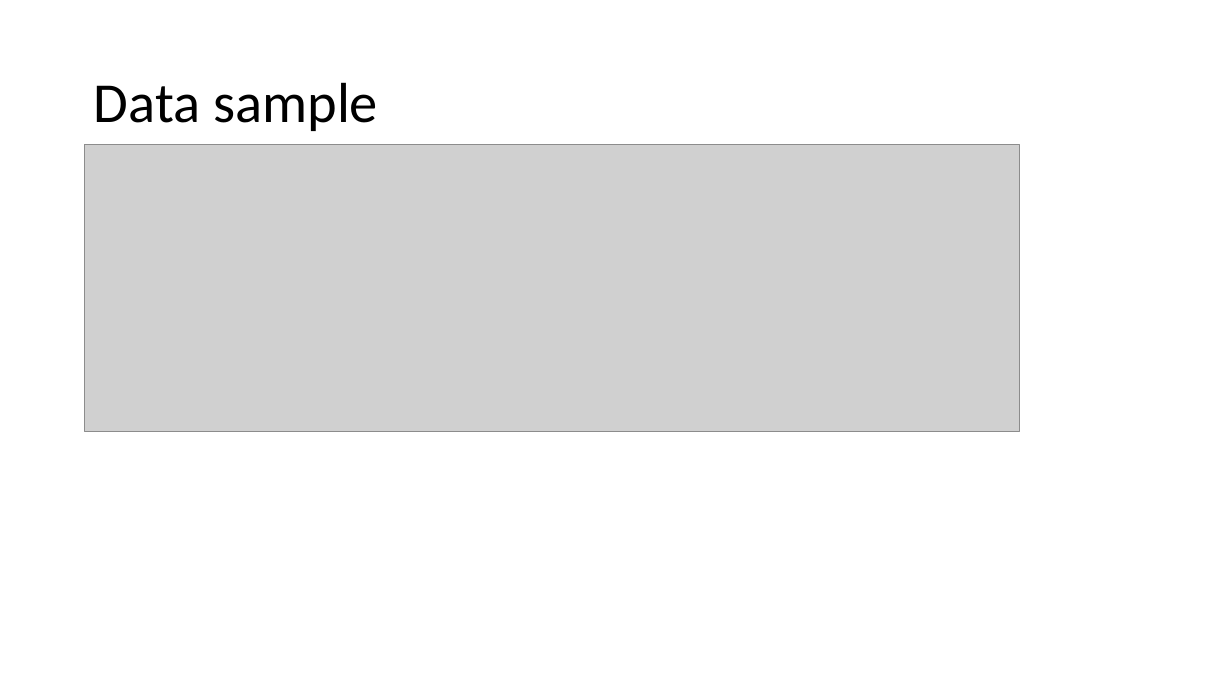
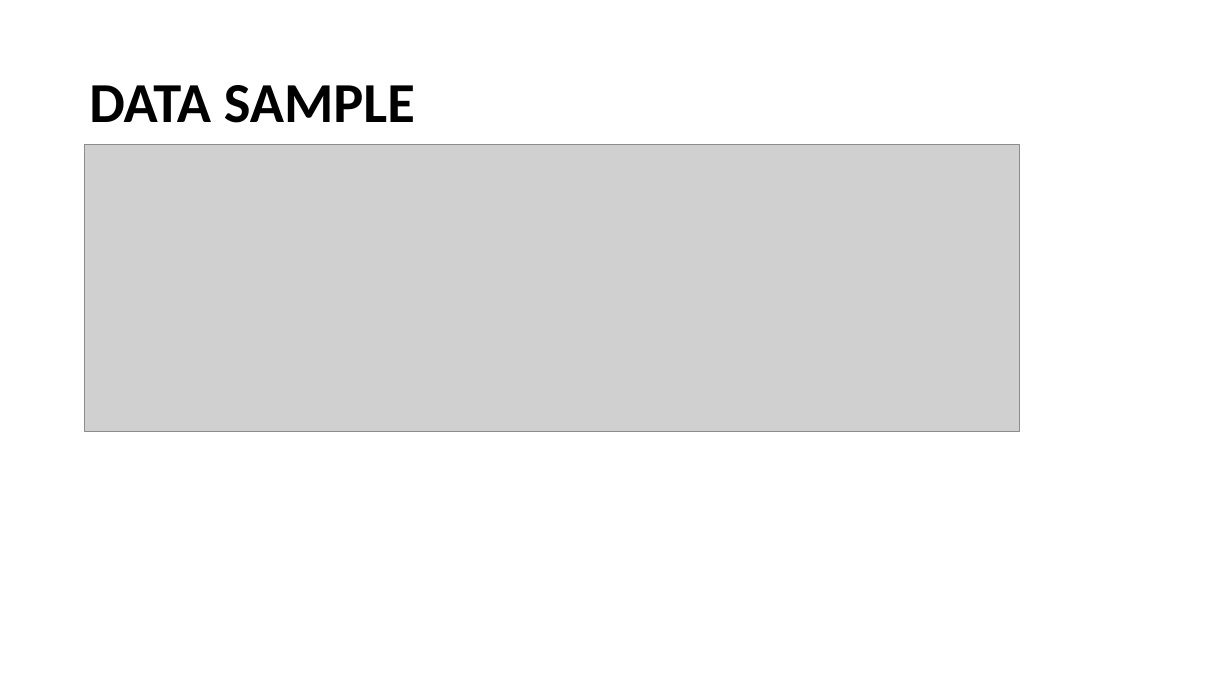
Before and after one commit to bchen150/GA_Homework, a slide deck: slide 6 of Pokemon/Classifying_Pokemon_final_project.pptx. Drawn at 1232x693 pixels with LibreOffice and Linux fonts; fonts in the diff are those of the drawing; grey boxes stand for pictures; background and template pictures are left out. Boxes give left, top, right and bottom in pixels: in the first picture for what was removed or moved away, otherwise in the second. Text is boxed around its words. In the diff, an @@ line names an element or a change of style, - is before the commit and + after.

```diff
--- a/Pokemon/Classifying_Pokemon_final_project.pptx
+++ b/Pokemon/Classifying_Pokemon_final_project.pptx
@@ title at (89, 85, 415, 123): text changed; bold on @@
-Data sample
+DATA SAMPLE
```
Also in this commit, not shown: 10 other slides changed.
